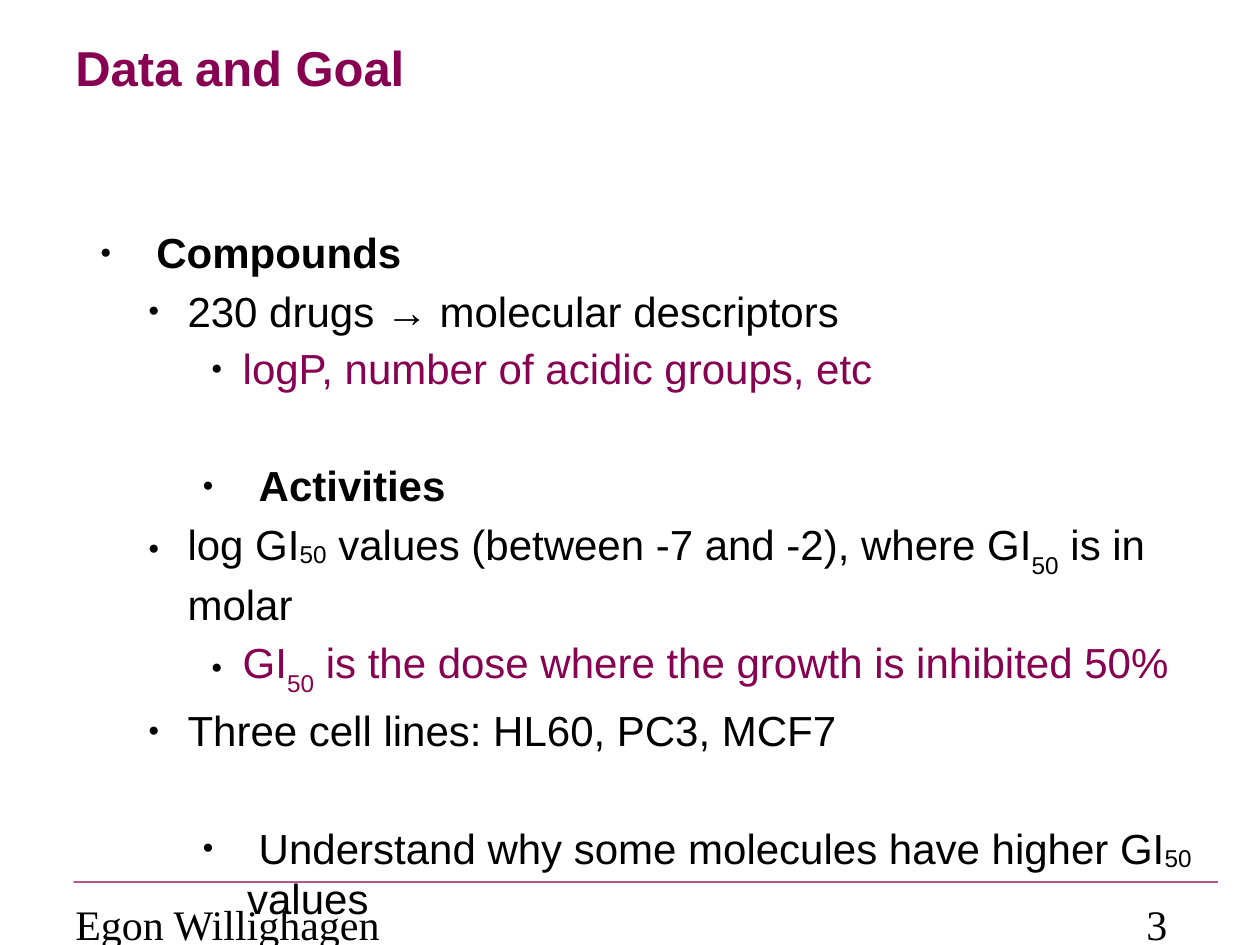
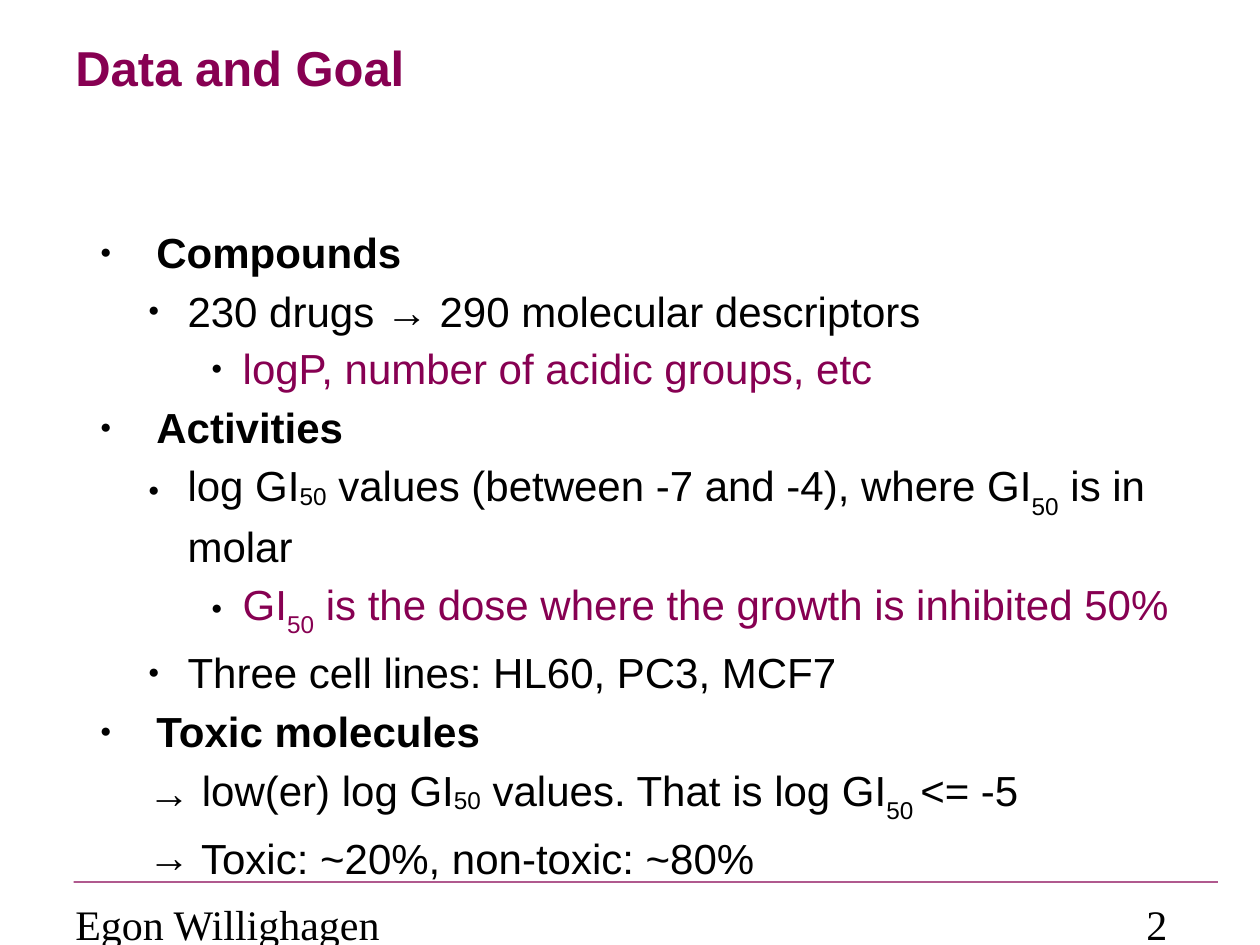
Before and after one commit to egonw/models, a slide deck: slide 2 of projects/cmap/report/forRoland.odp (slide 3 before the commit). Drawn at 1260x945 pixels with LibreOffice and Linux fonts; fonts in the diff are those of the drawing; background and template pictures are left out. Boxes give left, top, right and bottom in pixels: in the first picture for what was removed or moved away, otherwise in the second. Text is boxed around its words. In the diff, an @@ line names an element or a change of style, - is before the commit and + after.

```diff
--- a/projects/cmap/report/forRoland.odp
+++ b/projects/cmap/report/forRoland.odp
@@ text at box(188, 296, 920, 335): text changed @@
-  ● 230 drugs → molecular descriptors
+  ● 230 drugs → 290 molecular descriptors
@@ text at box(188, 470, 1145, 563): text changed @@
-  ● log GI50 values (between -7 and -2), where GI50 is in molar
+  ● log GI50 values (between -7 and -4), where GI50 is in molar
@@ text at box(156, 716, 1018, 883): text changed @@
-● Understand why some molecules have higher GI50 values
+● Toxic molecules
+  → low(er) log GI50 values. That is log GI50 <= -5
+  → Toxic: ~20%, non-toxic: ~80%
@@ page number at box(1146, 912, 1167, 940): text changed @@
-3
+2
```
Also in this commit, not shown: 3 other slides changed, 4 slides added, 5 slides removed, 1 other file.
